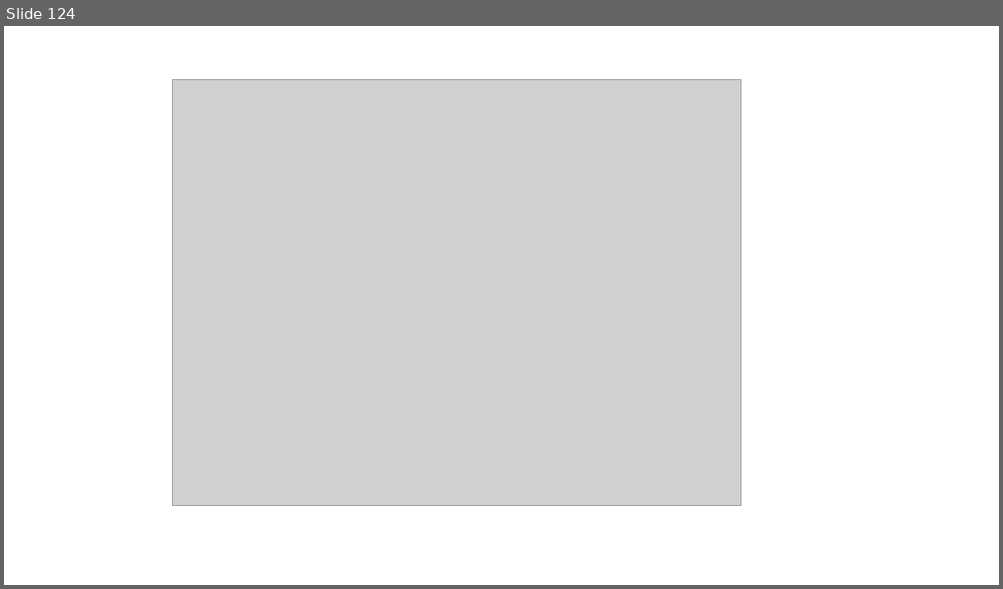
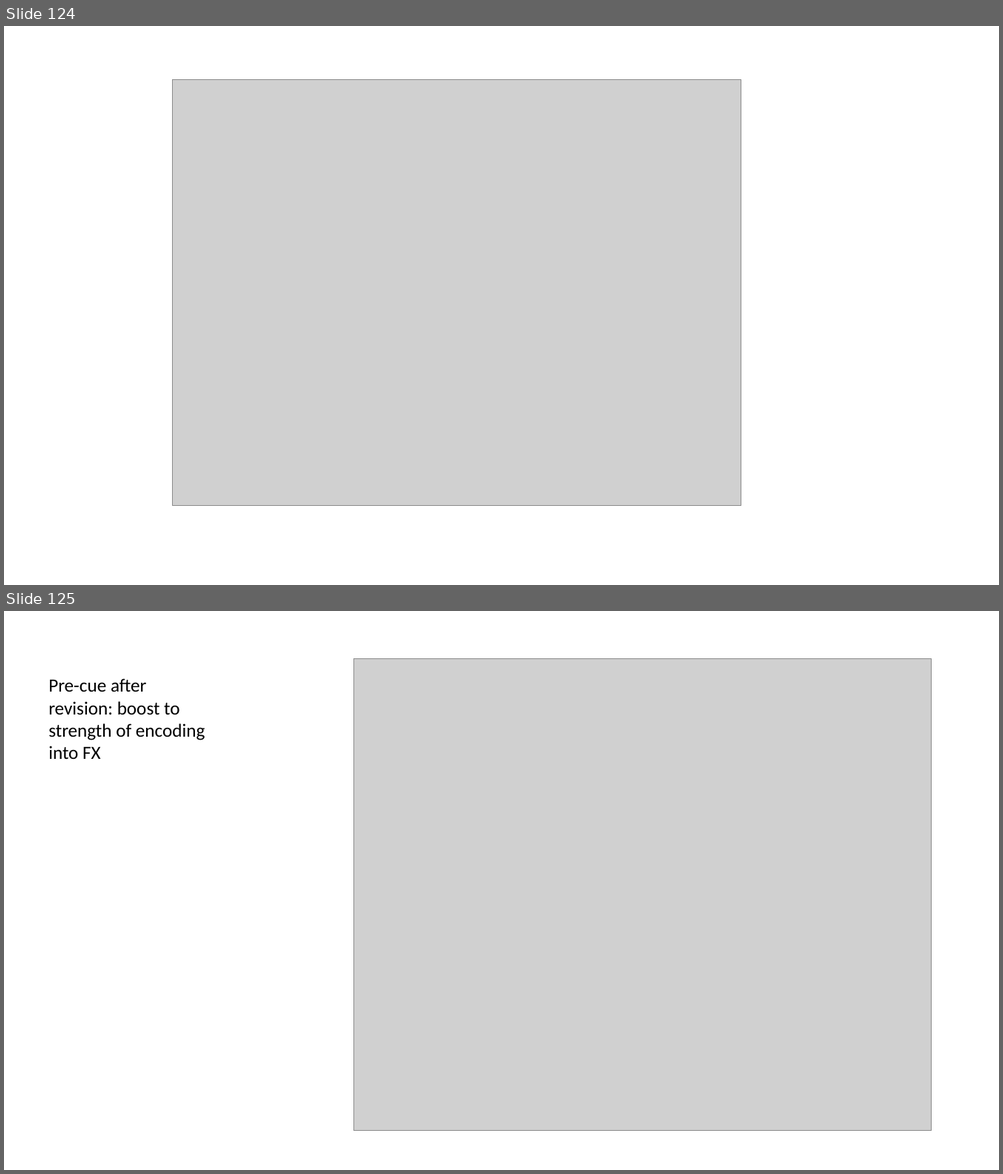
Before and after one commit to oberauer/IM.Simulation, a slide deck: IMSim.Mediated.Results.pptx. Shown one above the other, each under a label of ours: slide 124 before the commit, slides 124 and 125 after it. The pictures are 1003x589 and 1003x1174 pixels, drawn with LibreOffice and Linux fonts; fonts in the diff are those of the drawing; grey boxes stand for pictures. Boxes give left, top, right and bottom in pixels: in the first picture for what was removed or moved away, otherwise in the second. Text is boxed around its words. In the diff, an @@ line names an element or a change of style, - is before the commit and + after.

```diff
--- a/IMSim.Mediated.Results.pptx
+++ b/IMSim.Mediated.Results.pptx
@@ slide 125 added at [4, 611, 999, 1170], background #FFFFFF @@
@@ picture added at [353, 659, 931, 1132] @@
@@ text added at [48, 678, 205, 759], 18 pt, text #000000 @@
+Pre-cue after revision: boost to strength of encoding into FX
```
Also in this commit, not shown: 1 slide changed, 1 other slide added, 4 other files.
